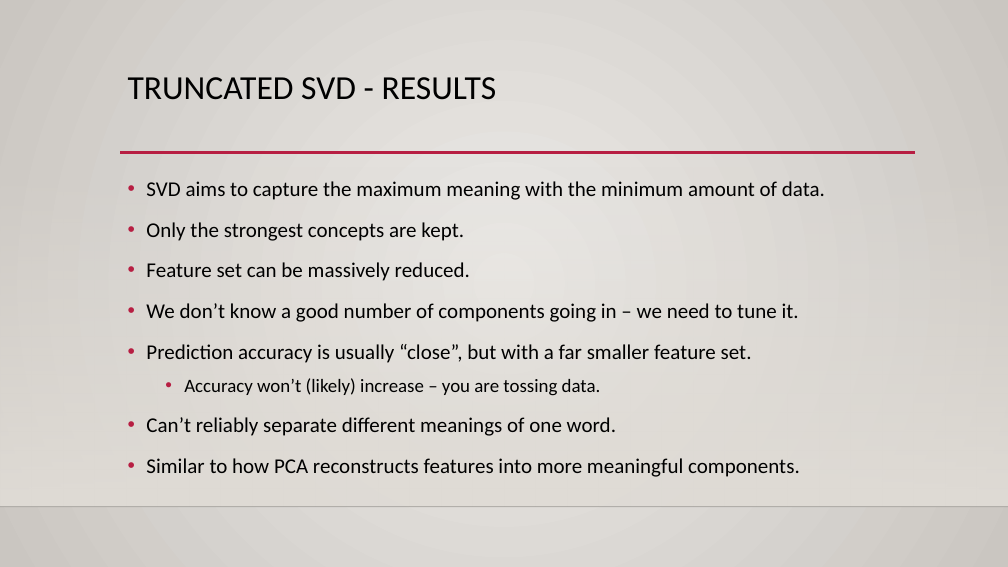
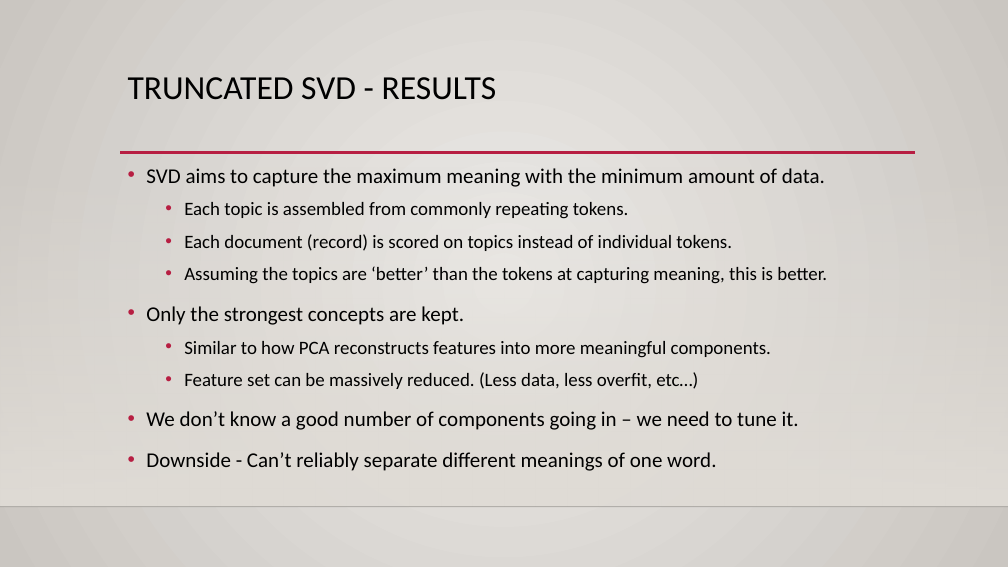
Before and after one commit to AkeemSemperDataScience/Intro_to_Machine_Learning_Students, a slide deck: slide 17 of reference_content/Slides/NLP_2.pptx (slide 14 before the commit). Drawn at 1008x567 pixels with LibreOffice and Linux fonts; fonts in the diff are those of the drawing; background and template pictures are left out. Boxes give left, top, right and bottom in pixels: in the first picture for what was removed or moved away, otherwise in the second. Text is boxed around its words. In the diff, an @@ line names an element or a change of style, - is before the commit and + after.

```diff
--- a/reference_content/Slides/NLP_2.pptx
+++ b/reference_content/Slides/NLP_2.pptx
@@ text "SVD aims to capture the ...": place and size @@
-text "SVD aims to capture the ..." at [146,181,825,477]
+text "SVD aims to capture the ..." at [146,168,827,471]
@@ text at [184,202,827,284]: paragraphs added @@
+  • Each topic is assembled from commonly repeating tokens.
+  • Each document (record) is scored on topics instead of individual tokens.
+  • Assuming the topics are ‘better’ than the tokens at capturing meaning, this is better.
@@ text at [184,341,771,389]: text changed; size 20 to 18 pt @@
-• Feature set can be massively reduced.
+  • Similar to how PCA reconstructs features into more meaningful components.
+  • Feature set can be massively reduced. (Less data, less overfit, etc…)
@@ text at [146,452,716,471]: text changed @@
-• Prediction accuracy is usually “close”, but with a far smaller feature set.
-  • Accuracy won’t (likely) increase – you are tossing data.
-• Can’t reliably separate different meanings of one word.
-• Similar to how PCA reconstructs features into more meaningful components.
+• Downside - Can’t reliably separate different meanings of one word.
```
Also in this commit, not shown: 12 other slides changed, 8 slides added, 3 other files.
